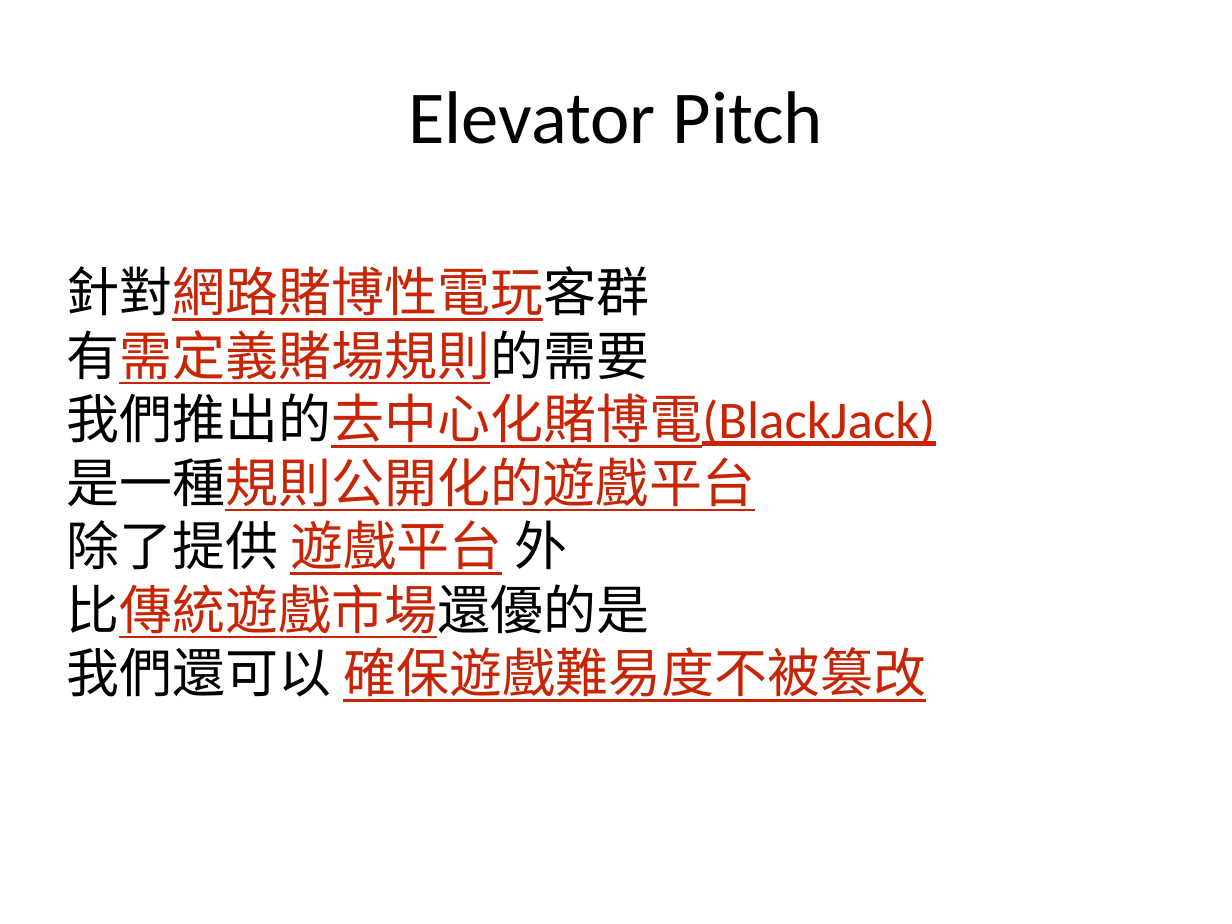
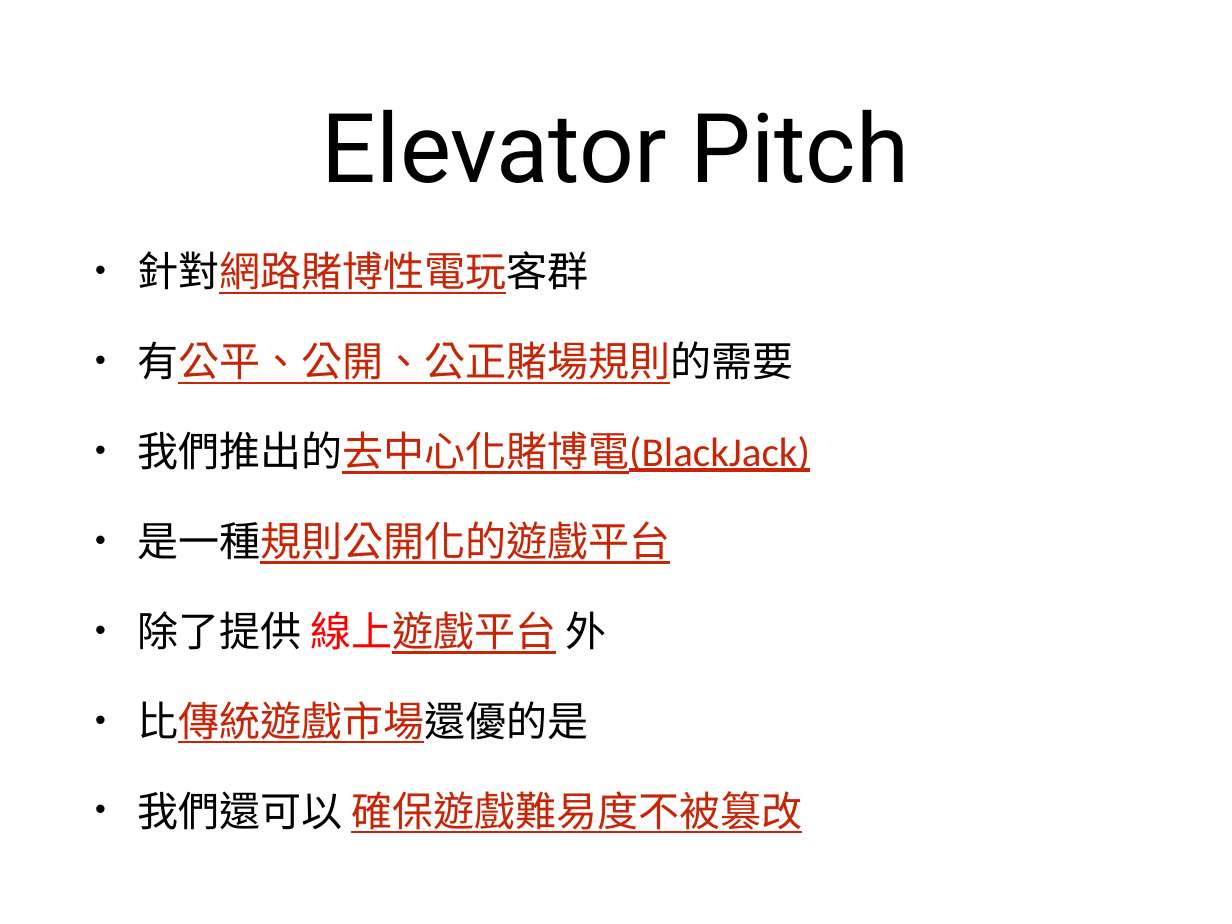
Before and after one commit to NCCU-Software-Engineering/Software-Engineering, a slide deck: slide 6 of Slide/軟體工程簡報_BlackJack.pptx. Drawn at 1232x924 pixels with LibreOffice and Linux fonts; fonts in the diff are those of the drawing. Boxes give left, top, right and bottom in pixels: in the first picture for what was removed or moved away, otherwise in the second. Text is boxed around its words. In the diff, an @@ line names an element or a change of style, - is before the commit and + after.

```diff
--- a/Slide/軟體工程簡報_BlackJack.pptx
+++ b/Slide/軟體工程簡報_BlackJack.pptx
@@ title "Elevator Pitch" moved from (x1=408, y1=91, x2=823, y2=144) to (x1=322, y1=109, x2=909, y2=183) @@
@@ title "Elevator Pitch" at (x1=322, y1=109, x2=909, y2=183): size 62 to 80 pt, font Calibri to Roboto @@
@@ text "針對網路賭博性電玩客群" moved from (x1=66, y1=266, x2=935, y2=702) to (x1=137, y1=251, x2=810, y2=833) @@
@@ text at (x1=137, y1=251, x2=810, y2=833): size 44 to 34.1 pt in "針對網路賭博性電玩客群", "我們推出的去中心化賭博電(BlackJack)", "是一種規則公開化的遊戲平台", "比傳統遊戲市場還優的是" and 1 more places; bullet none to •; line spacing 1 to 0.8; more space between paragraphs @@
@@ text at (x1=137, y1=341, x2=793, y2=384): text changed; size 44 to 34.1 pt @@
-有需定義賭場規則的需要
+• 有公平、公開、公正賭場規則的需要
@@ text at (x1=137, y1=611, x2=607, y2=654): text changed; size 44 to 34.1 pt @@
-除了提供 遊戲平台 外
+• 除了提供 線上遊戲平台 外
```
Also in this commit, not shown: 3 other slides changed, 3 slides added, 3 slides removed, 1 other file.
